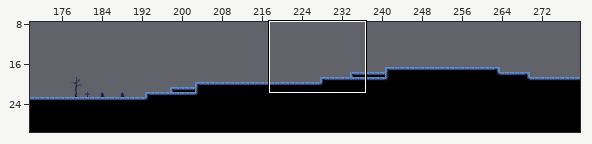
One commit to this Tiled map: AngryCastle/levels/erreck_03.tmx. Above, an overview of the earlier version with the close-up marked.
Close-up. Before the commit:
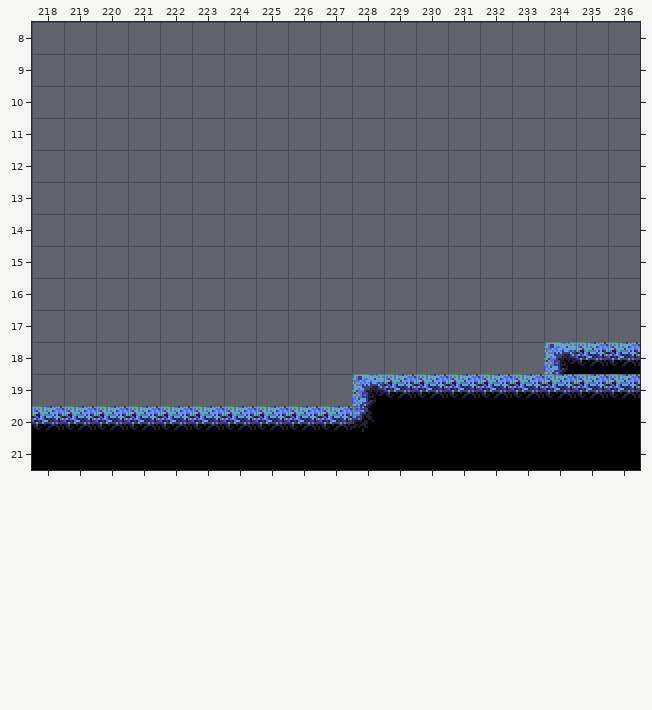
Cells are 16x16 px. Shown: x 218..236, y 8..21. The commit also changed other parts of the map, which this record leaves out.
Once edited:
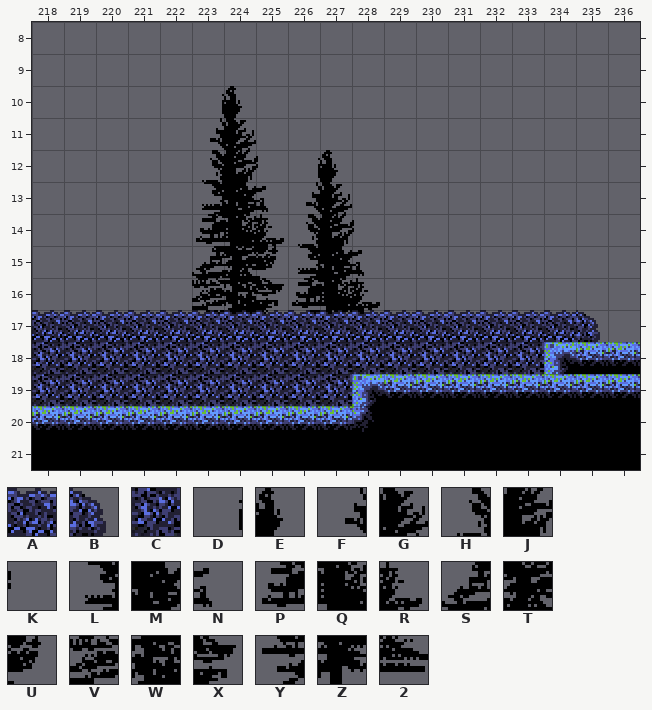
Key: from "Erreck_Road_tileset": A 214, B 215, C 246, D 349, E 350, F 381, G 382, H 413, J 414, K 415, L 445, M 446, N 447, P 477, Q 478, R 479, S 509, T 510, U 511, V 541, W 542, X 543, Y 573, Z 574, 2 575.
_ is an empty cell.
Edits made:
Changed rows in their new state; . is an unchanged cell.
Layer "SilhouetteLayer":
first column x 223:
10 DE....
11 FG....
12 HJKDE.
13 LMNFG.
14 PQRHJK
15 STULMN
16 VWXPQR
17 YZ2STU
Layer "BackgroundLayer":
first column x 218:
17 AAAAAAAAAAAAAAAAAB
18 CCCCCCCCCCCCCCCC..
19 CCCCCCCCCC........
Pixel boxes of the changes (left, top, right, bottom) in both close-ups:
added: (32, 86, 600, 406)
